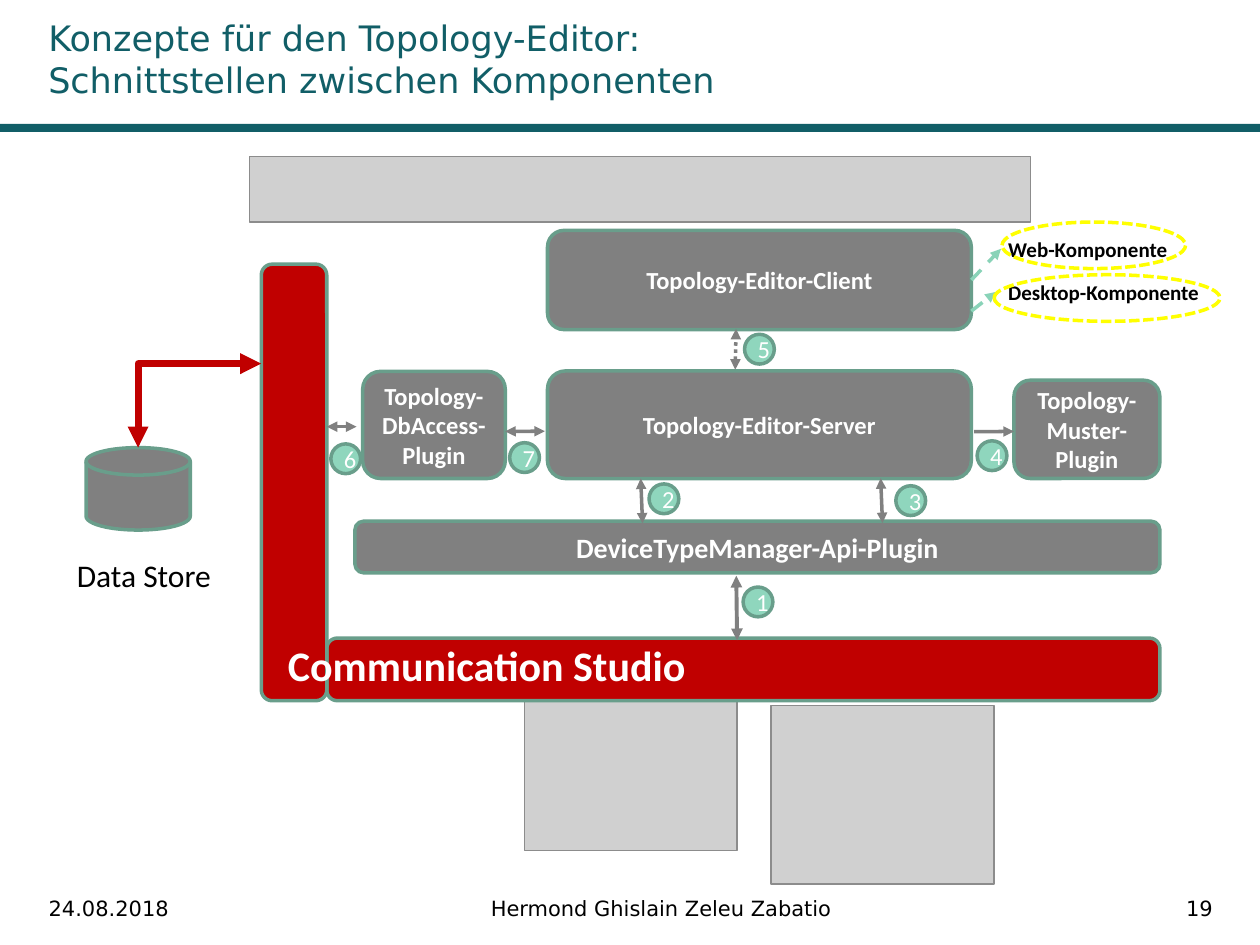
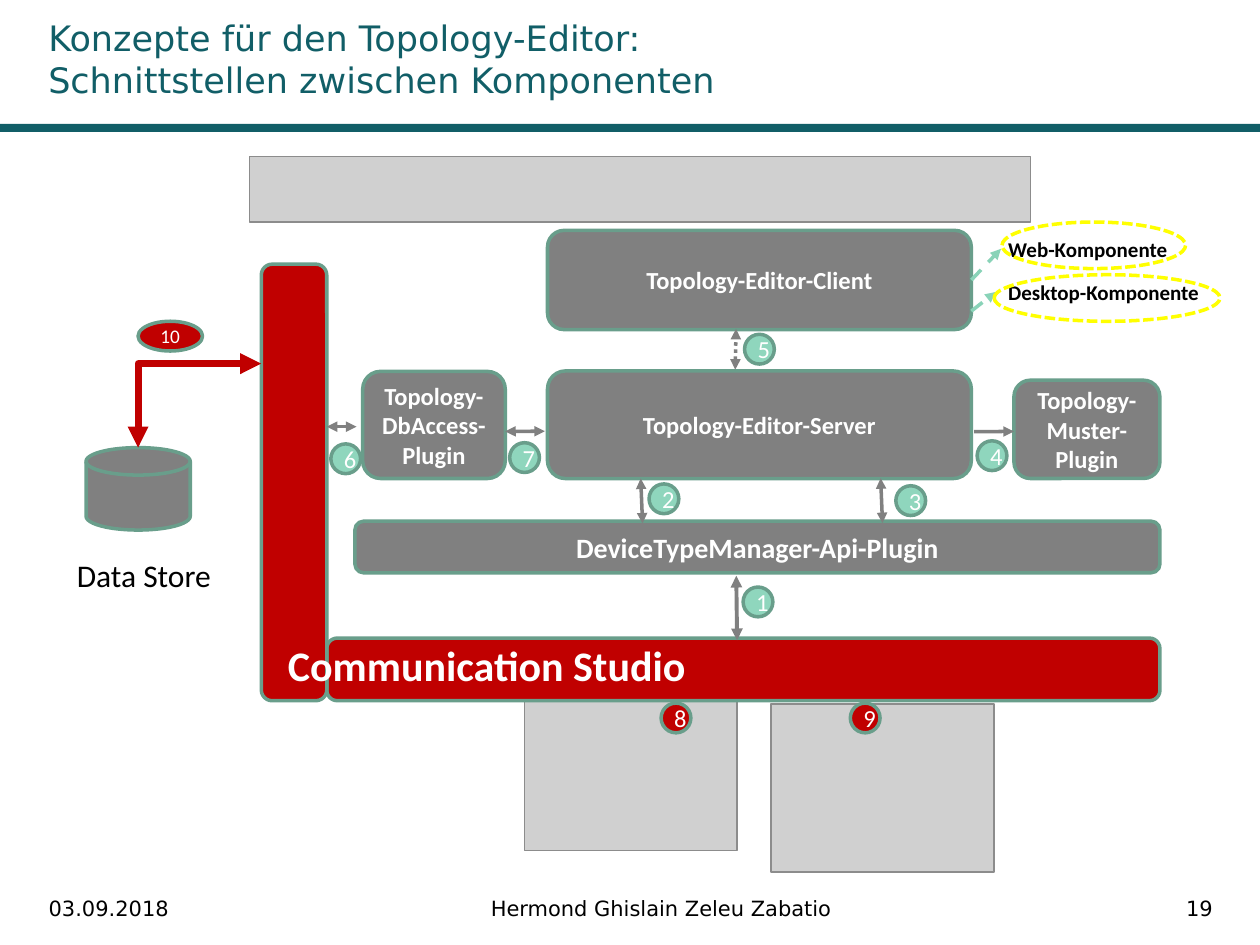
Before and after one commit to Ghislain1/zoe-fb-app, a slide deck: slide 19 of Master-Abschluss.pptx. Drawn at 1260x945 pixels with LibreOffice and Linux fonts; fonts in the diff are those of the drawing; grey boxes stand for pictures; background and template pictures are left out. Boxes give left, top, right and bottom in pixels: in the first picture for what was removed or moved away, otherwise in the second. Text is boxed around its words. In the diff, an @@ line names an element or a change of style, - is before the commit and + after.

```diff
--- a/Master-Abschluss.pptx
+++ b/Master-Abschluss.pptx
@@ ellipse added at [139,321,203,352], fill #C00000, outline #6A9E8C 2 pt, 11 pt, text #FFFFFF @@
+10
@@ picture: place and size @@
-picture at [524,692,737,850]
+picture at [524,697,737,850]
@@ ellipse added at [662,703,692,733], fill #C00000, outline #6A9E8C 2 pt, 14 pt, text #FFFFFF @@
+8
@@ picture: place and size @@
-picture at [771,706,994,885]
+picture at [771,704,994,872]
@@ ellipse added at [850,703,881,733], fill #C00000, outline #6A9E8C 2 pt, 14 pt, text #FFFFFF @@
+9
@@ text at [49,900,169,917]: text changed @@
-24.08.2018
+03.09.2018
```
Also in this commit, not shown: 29 other slides changed, 2 other files.
